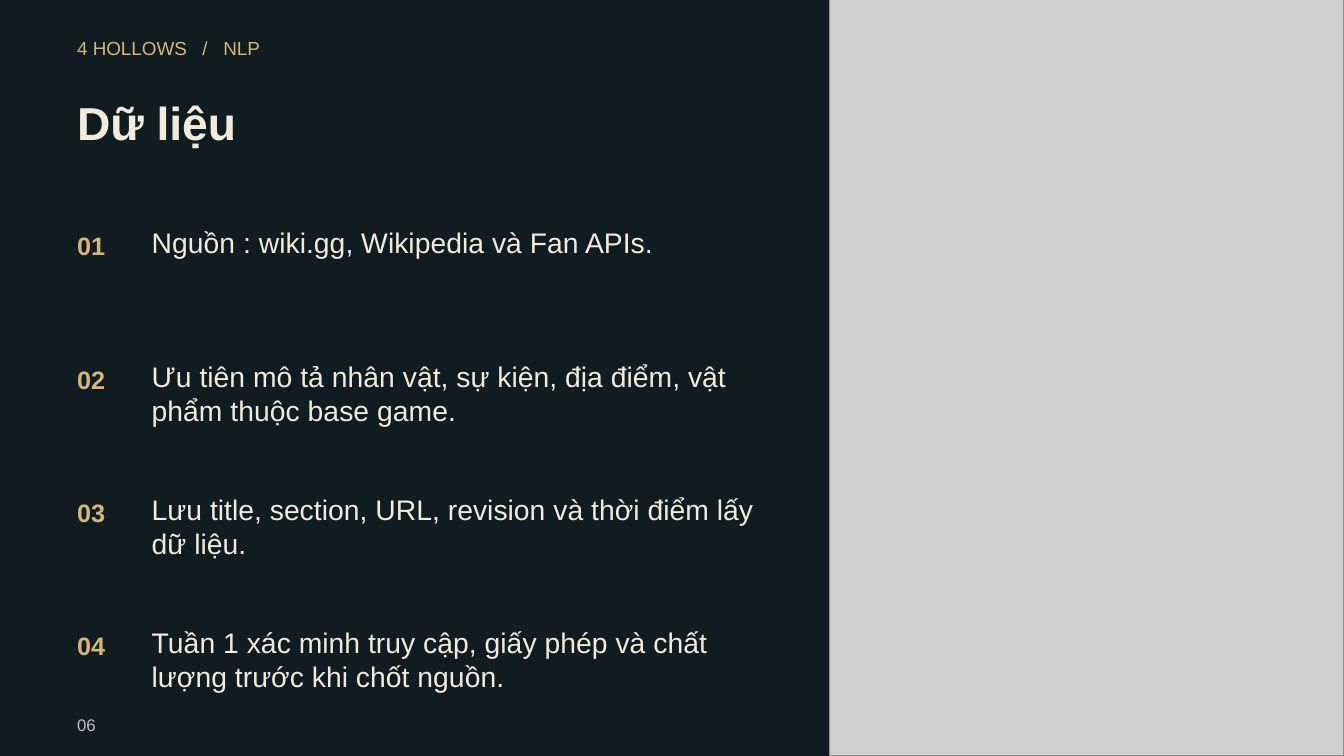
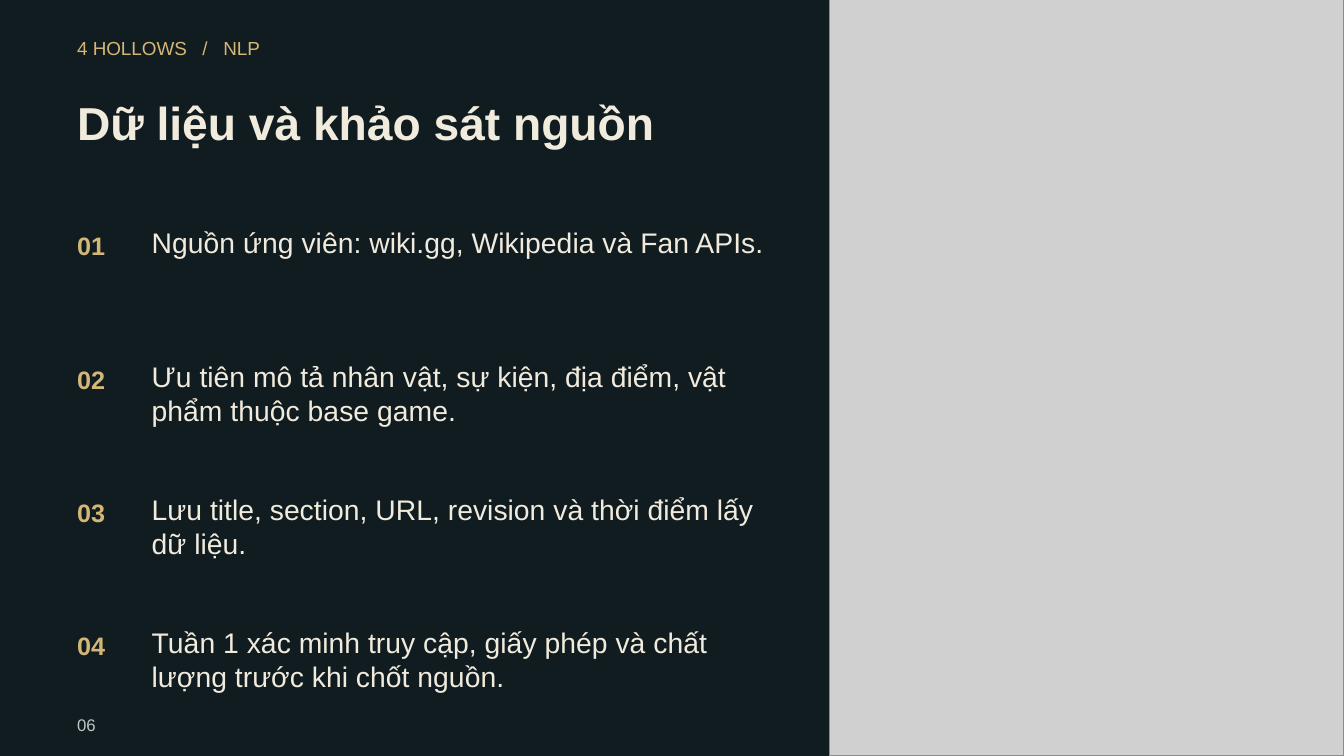
Before and after one commit to HoanBuCon/Index-Beast, a slide deck: slide 6 of docs/presentation/output/IndexBeast_DangKyDeTai_9Tuan.pptx. Drawn at 1344x756 pixels with LibreOffice and Linux fonts; fonts in the diff are those of the drawing; grey boxes stand for pictures. Boxes give left, top, right and bottom in pixels: in the first picture for what was removed or moved away, otherwise in the second. Text is boxed around its words. In the diff, an @@ line names an element or a change of style, - is before the commit and + after.

```diff
--- a/docs/presentation/output/IndexBeast_DangKyDeTai_9Tuan.pptx
+++ b/docs/presentation/output/IndexBeast_DangKyDeTai_9Tuan.pptx
@@ text at (77,104,654,150): text changed @@
-Dữ liệu
+Dữ liệu và khảo sát nguồn
@@ text at (152,231,763,259): text changed @@
-Nguồn : wiki.gg, Wikipedia và Fan APIs.
+Nguồn ứng viên: wiki.gg, Wikipedia và Fan APIs.
```
Also in this commit, not shown: 3 other slides changed, 18 other files.
